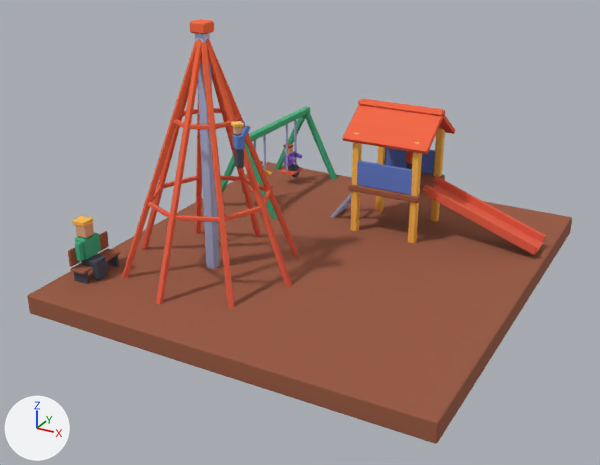
An edit to the glTF model public/assets/toycar/set-play-corner.glb, drawn before and after from the same camera.
Camera for both pictures: a camera (50 mm lens) standing at (2.61, -5.18, 3.33) and looking at (-0.06, -0.31, 0.9). Arrows for +X, +Y and +Z are at lower left; the lights stay in place. The picture after the commit comes second. Where no turn or scale is listed for an object, it has been applied to the vertices. Vertices at exactly the same position are counted once.

Names of what the first picture shows: 'corner' and 2 more.
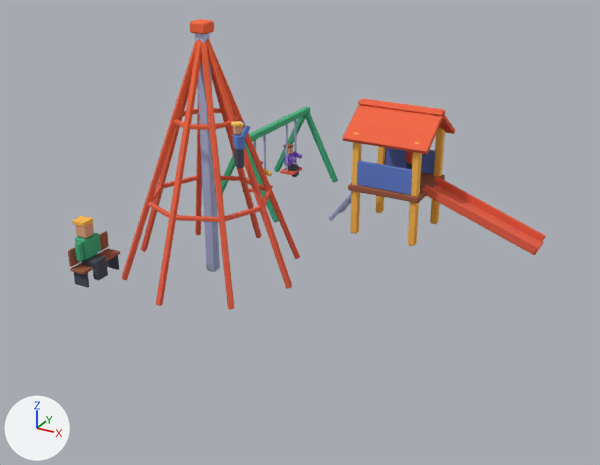
Where the newer file only moved an object's origin or applied its transform, the numbers keep the older frame.

What differs and where, as boxes (x1, y1, x2, y2) in the pictures (600 x 465 px):
'corner', reshaped (12% narrower, 32% shorter)
    before: (27, 19, 572, 444)
    after: (68, 19, 546, 309)
part 1 of me_corner, deleted (brown)
    before: (27, 162, 572, 444)

Edits to the bpy script that builds the scene:
```text
Change me_corner:
    used by ob_corner; location = (0.0, 0.0, 0.555)
    remove me_corner.from_pydata(...)  # 1752 vertices, 3212 faces; spans x -1.5..1.5, y -1.62..1.62, z -0.08..1.86
    add me_corner.from_pydata(...)  # 1728 vertices, 3168 faces; spans x -1.39..1.44, y -1.33..1.55, z 0.04..1.86
    me_corner part 1: the loose piece of 24 vertices spanning x -1.5..1.5, y -1.62..1.62, z -0.08..0.08 is deleted
    other edits to the shape of me_corner do not show in these pictures
```
